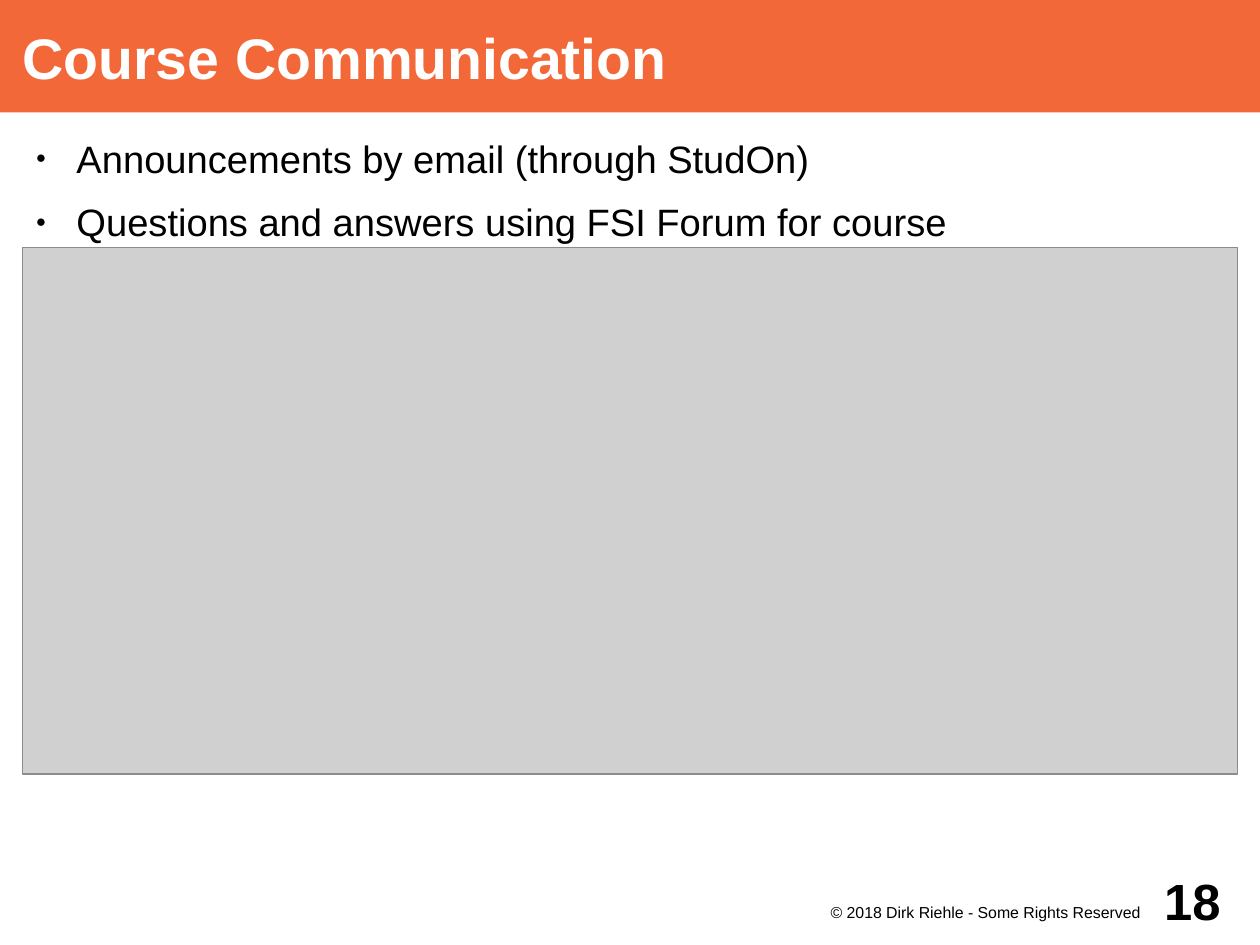
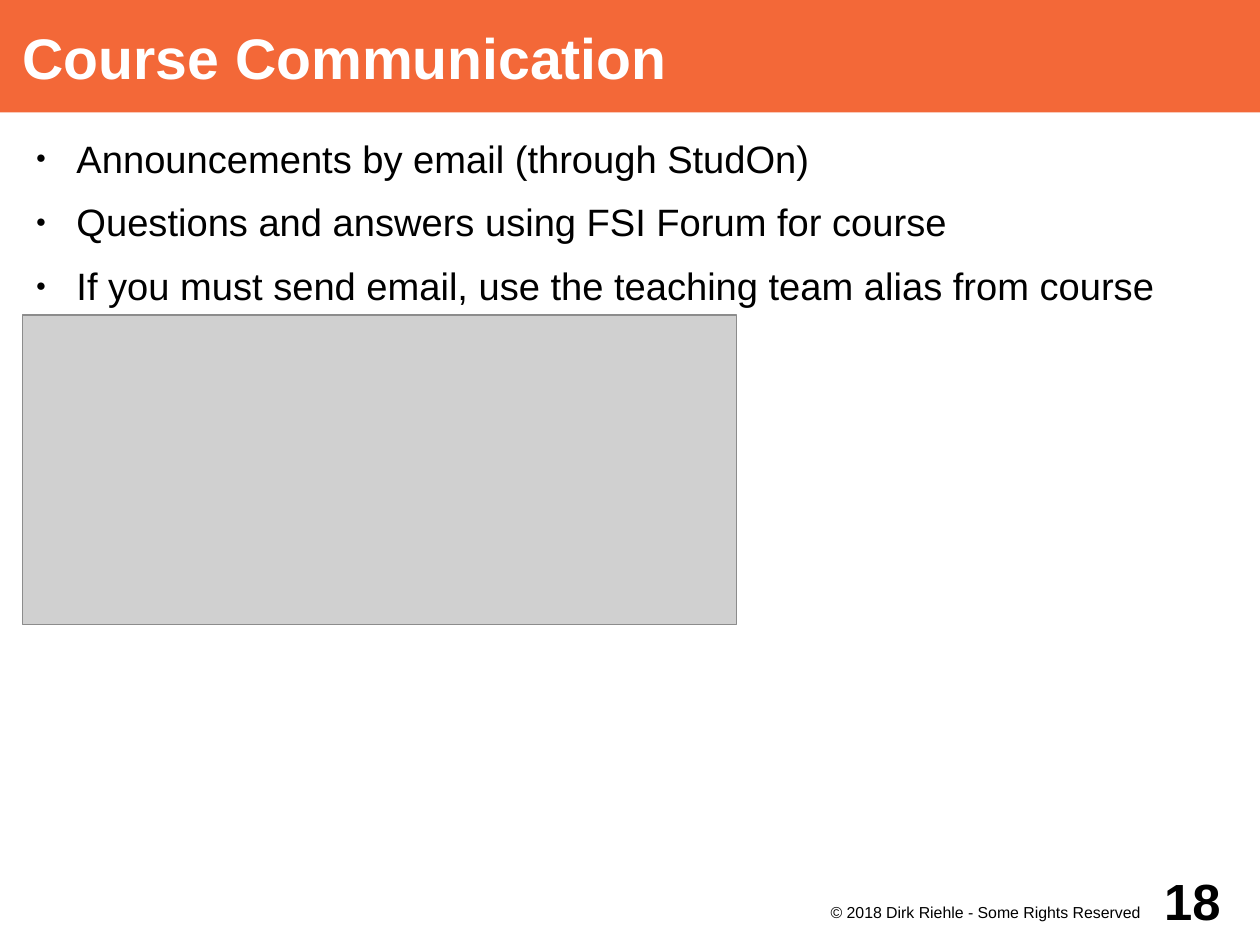
Before and after one commit to dirkriehle/adap-course, a slide deck: slide 18 of Lecture Slides/ADAP A01 - Course Introduction.odp. Drawn at 1260x945 pixels with LibreOffice and Linux fonts; fonts in the diff are those of the drawing; grey boxes stand for pictures. Boxes give left, top, right and bottom in pixels: in the first picture for what was removed or moved away, otherwise in the second. Text is boxed around its words. In the diff, an @@ line names an element or a change of style, - is before the commit and + after.

```diff
--- a/Lecture Slides/ADAP A01 - Course Introduction.odp
+++ b/Lecture Slides/ADAP A01 - Course Introduction.odp
@@ text at bbox=[76, 272, 1154, 355]: paragraph added @@
+● If you must send email, use the teaching team alias from course index
@@ picture: place and size @@
-picture at bbox=[23, 248, 1238, 775]
+picture at bbox=[23, 316, 737, 625]
```
Also in this commit, not shown: 1 other slide changed, 36 other files.
